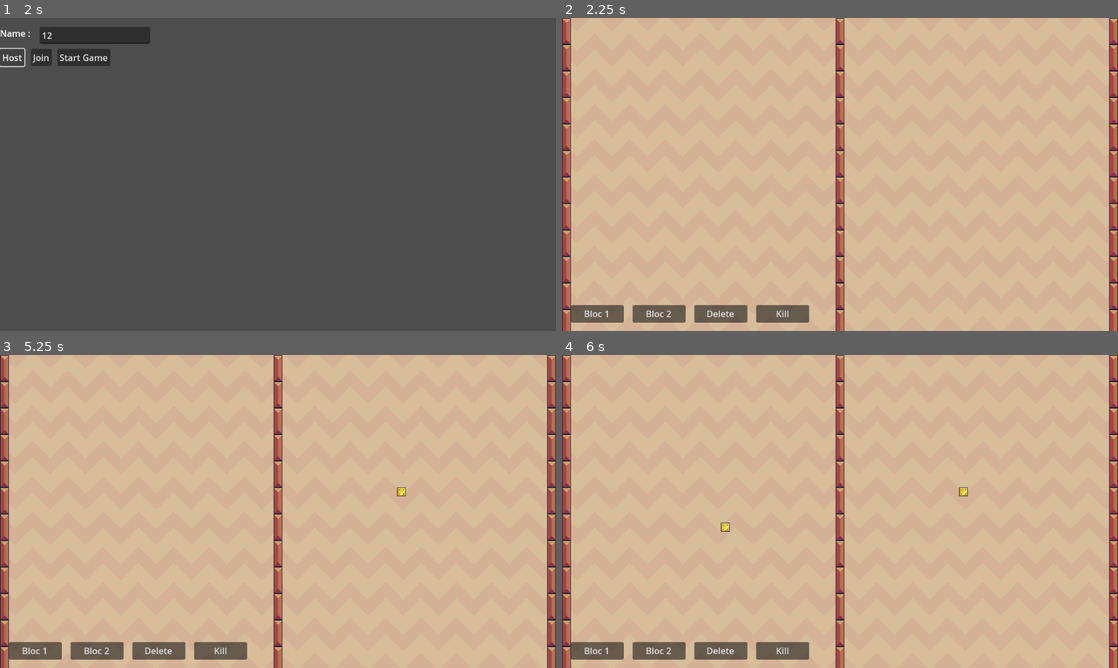
Above: before the commit, frames 1-4 (two rows, left to right).
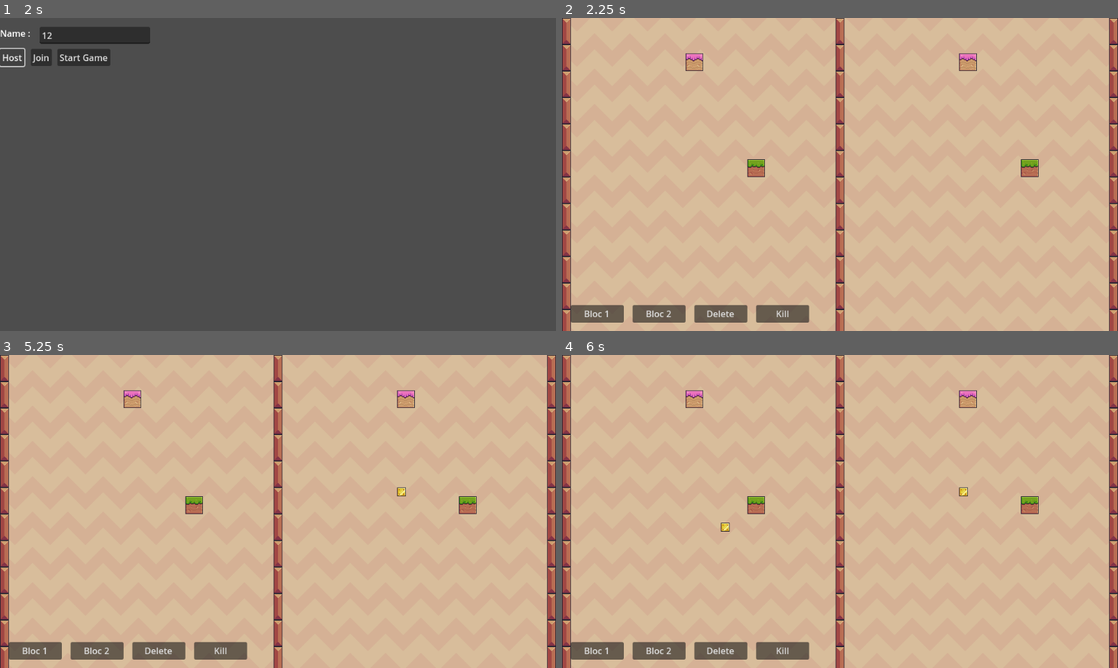
Above: after the commit, the same moments.

Repository: katsulon/Sly-Contest
Game: Godot game, scene res://Multiplayer/MultiplayerScene.tscn
Two runs of this game, one before a commit and one after it. Both use one fixed random seed, a clock stepped at 60 frames per second and the inputs below.
Inputs (mouse positions are in pixels of both pictures, inside the frame that each line leads up to):
- Up to frame 1 (2 s): click (94, 36) at 0.52 s; type "12" at 0.6 s; click "Host" at 1.25 s
- Up to frame 2 (2.25 s): click "Start Game" at 2 s
- Up to frame 3 (5.25 s): click "Bloc 1" at 2.75 s; click "Bloc 2" at 3.5 s; click "Kill" at 4.25 s; tap Enter (ui_accept) at 5 s; move the mouse to (400, 495) at 5.02 s; hold Right (ui_right) from 5.03 s (still down); click (400, 495) at 5.1 s
- Up to frame 4 (6 s): keep holding Right (ui_right); tap Enter (ui_accept) at 5.27, 5.75 s; move the mouse to (728, 527) at 5.77 s; click (728, 527) at 5.85 s

Frame 1 is identical in both runs. In frame 2, 0.7% of the frame differs, in the area x 22-86%, y 11-51%; in frame 3, 0.7%; in frame 4, 0.7%.
Error in both runs: Invalid operands 'String' and 'int' in operator '+'. (res://MultiplayerController.gd:59)

Commit message:
merging multiplayer start - end

Diff:
--- a/Characters/player.gd
+++ b/Characters/player.gd
@@ -9,8 +9,6 @@
 @onready var animated_sprite = $AnimatedSprite2D
 
 @onready var tile_map : TileMap = $"../TileMap"
-
-@onready var start_pos : Vector2i
 
 func _physics_process(delta):
 	if $MultiplayerSynchronizer.get_multiplayer_authority() == multiplayer.get_unique_id():
@@ -63,7 +61,7 @@
 func kill():
 	velocity.x = 0
 	velocity.y = 0
-	position = start_pos
+	position = GameManager.Players[multiplayer.get_unique_id()].spawn
 
 func _on_kill_pressed():
 	kill()
--- a/Levels/level.gd
+++ b/Levels/level.gd
@@ -1,6 +1,9 @@
 extends Node2D
 
 @onready var tile_map = $TileMap
+
+@onready var spawn1 = $"SpawnLocations/0"
+@onready var spawn2 = $"SpawnLocations/1"
 
 @export var PlayerScene : PackedScene
 
@@ -32,6 +35,11 @@
 				currentPlayer.global_position = spawn.global_position
 		index += 1
 	pass
+	var startPos = start_finish()
+	if $MultiplayerSynchronizer.get_multiplayer_authority() == multiplayer.get_unique_id():
+		GameManager.Players[multiplayer.get_unique_id()].spawn = startPos
+	else:
+		GameManager.Players[multiplayer.get_unique_id()].spawn = Vector2i(startPos.x + 496, startPos.y)
 
 func blocgen2x2(ULx,ULy,TMx,TMy):
 	tile_map.set_cell(ground_layer, Vector2i(ULx,ULy), source_id, Vector2i(TMx,TMy))
--- a/Levels/level.tscn
+++ b/Levels/level.tscn
@@ -488,9 +488,6 @@
 layer_0/name = "ground"
 layer_0/tile_data = PackedInt32Array(-327680, 983040, 1, 2162688, 983040, 0, 2228224, 983040, 1, 2293760, 983040, 2, 19 …(3630 unchanged characters)…
 
-[node name="Player" parent="." instance=ExtResource("2_grx4m")]
-position = Vector2(34, 597)
-
 [node name="CanvasLayer" type="CanvasLayer" parent="."]
 
 [node name="Button" type="Button" parent="CanvasLayer"]
@@ -528,10 +525,10 @@
 [node name="SpawnLocations" type="Node2D" parent="."]
 
 [node name="0" type="Node2D" parent="SpawnLocations" groups=["PlayerSpawnPoint"]]
-position = Vector2(96, 160)
+position = Vector2(120, 608)
 
 [node name="1" type="Node2D" parent="SpawnLocations" groups=["PlayerSpawnPoint"]]
-position = Vector2(888, 160)
+position = Vector2(856, 600)
 
 [node name="MultiplayerSynchronizer" type="MultiplayerSynchronizer" parent="."]
 replication_config = SubResource("SceneReplicationConfig_a7qin")
--- a/MultiplayerController.gd
+++ b/MultiplayerController.gd
@@ -41,7 +41,7 @@
 		GameManager.Players[id] = {
 			"name" : name,
 			"id" : id,
-			"score" : 0
+			"spawn" : 0
 		}
 	if multiplayer.is_server():
 		for i in GameManager.Players:
